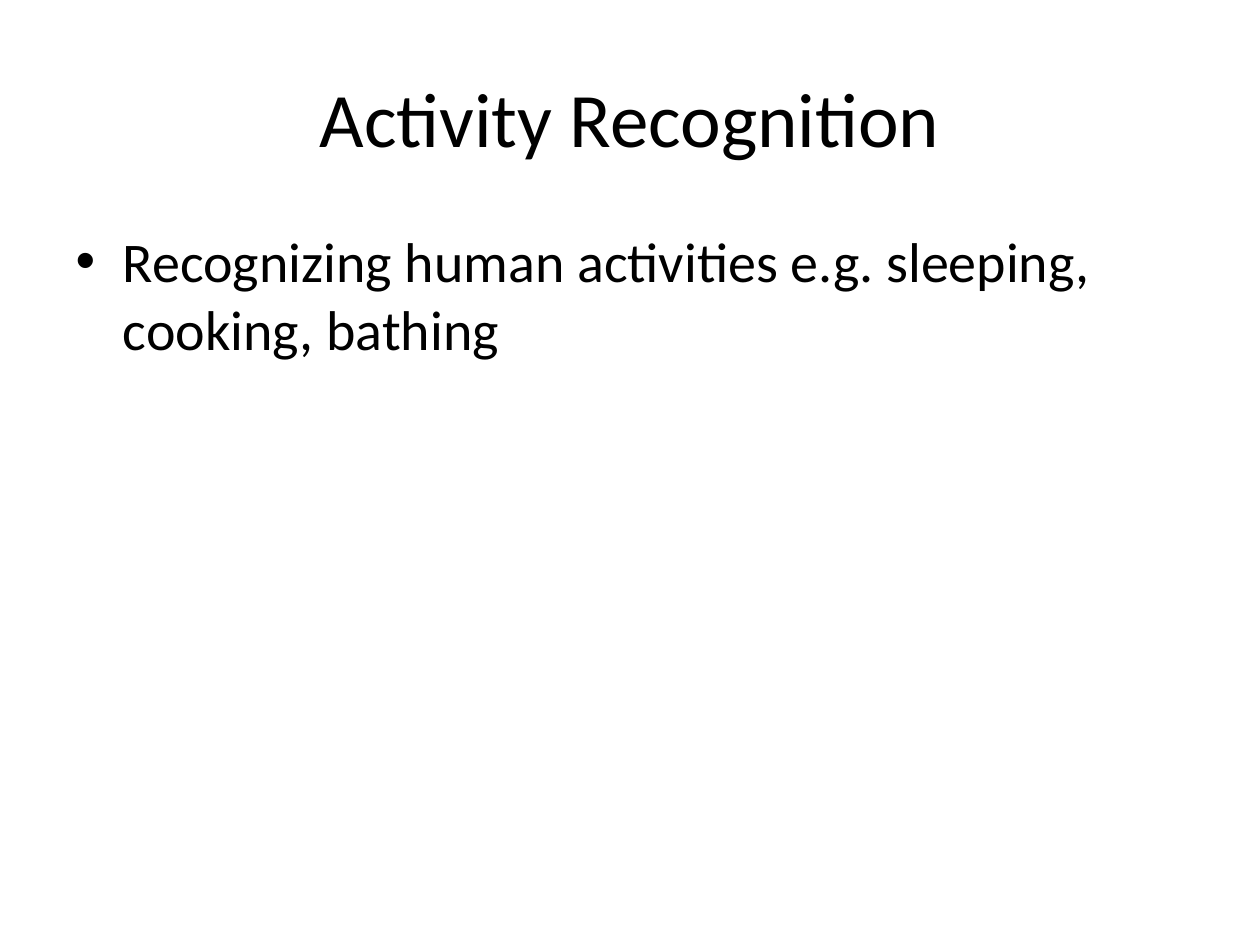
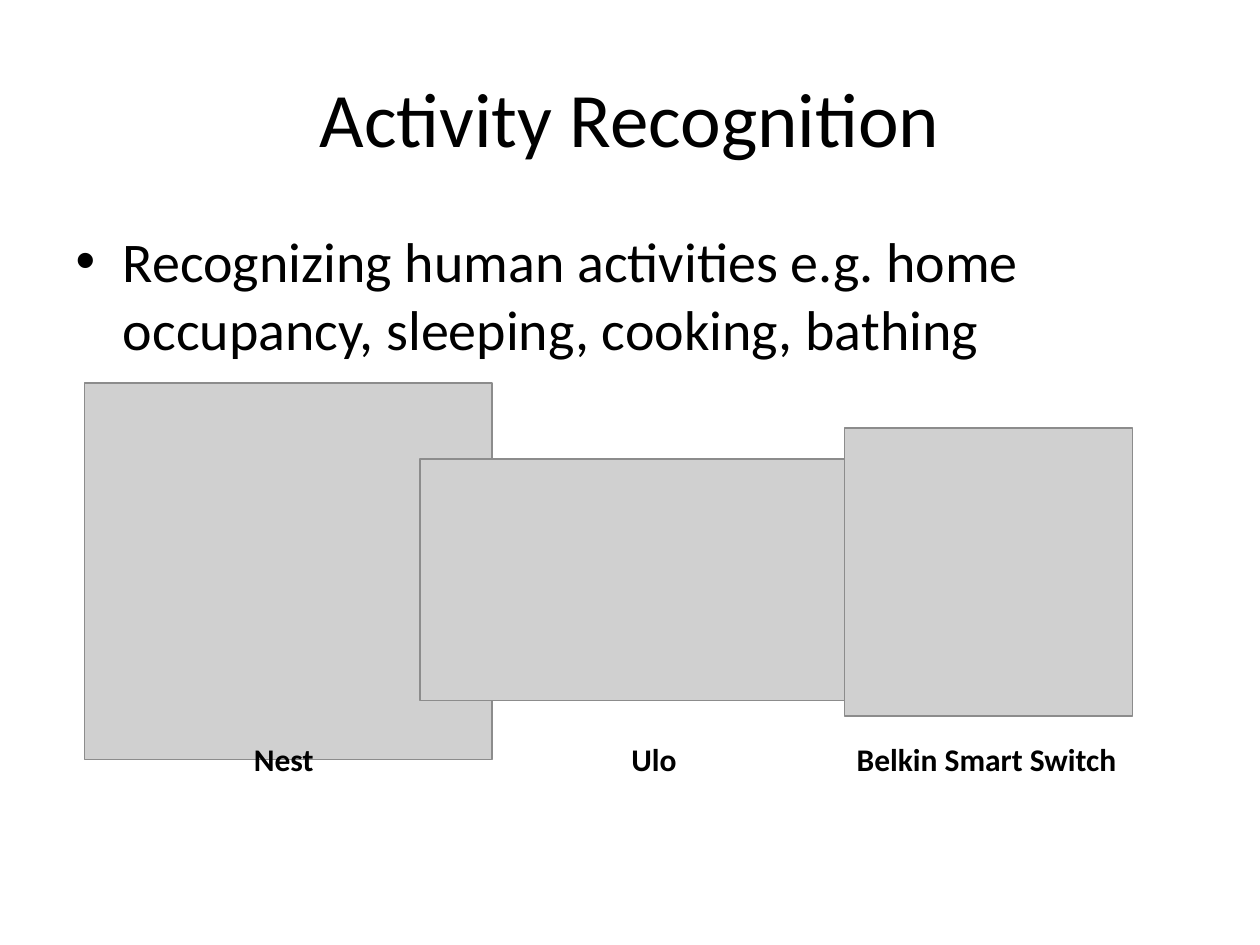
Before and after one commit to ppegusii/cs689-final, a slide deck: slide 3 of doc/slides.pptx. Drawn at 1260x945 pixels with LibreOffice and Linux fonts; fonts in the diff are those of the drawing; grey boxes stand for pictures. Boxes give left, top, right and bottom in pixels: in the first picture for what was removed or moved away, otherwise in the second. Text is boxed around its words. In the diff, an @@ line names an element or a change of style, - is before the commit and + after.

Commit message:
slides

```diff
--- a/doc/slides.pptx
+++ b/doc/slides.pptx
@@ text at box(123, 243, 1018, 360): text changed @@
-• Recognizing human activities e.g. sleeping, cooking, bathing
+• Recognizing human activities e.g. home occupancy, sleeping, cooking, bathing
@@ picture added at box(84, 383, 491, 760) @@
@@ picture added at box(845, 428, 1134, 717) @@
@@ picture added at box(420, 459, 888, 701) @@
@@ text added at box(631, 749, 676, 772), 18 pt, text #000000, bold @@
+Ulo
@@ text added at box(857, 749, 1116, 772), 18 pt, text #000000, bold @@
+Belkin Smart Switch
@@ text added at box(254, 750, 314, 779), 18 pt, text #000000, bold @@
+Nest
```
Also in this commit, not shown: 5 other slides changed, 6 slides added.
